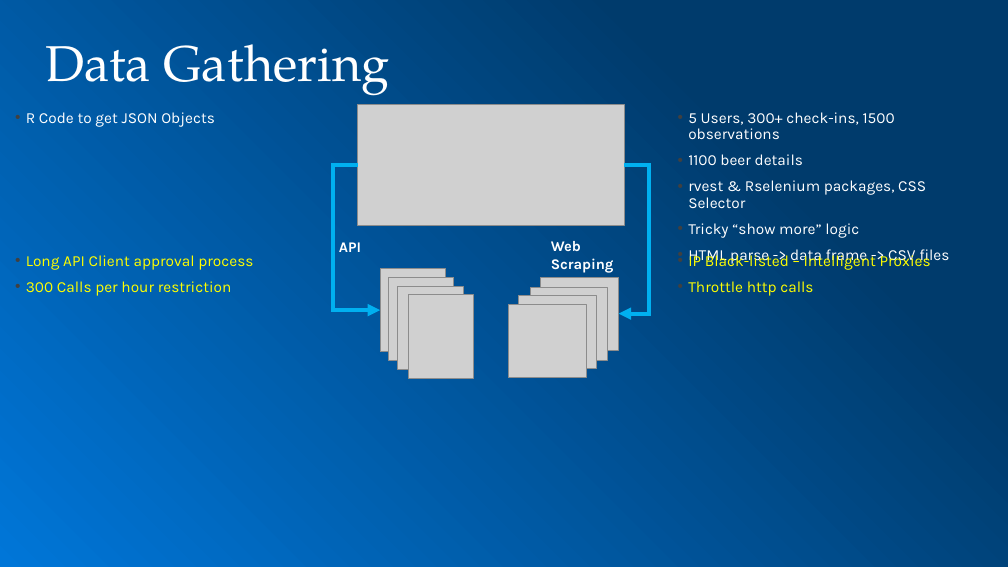
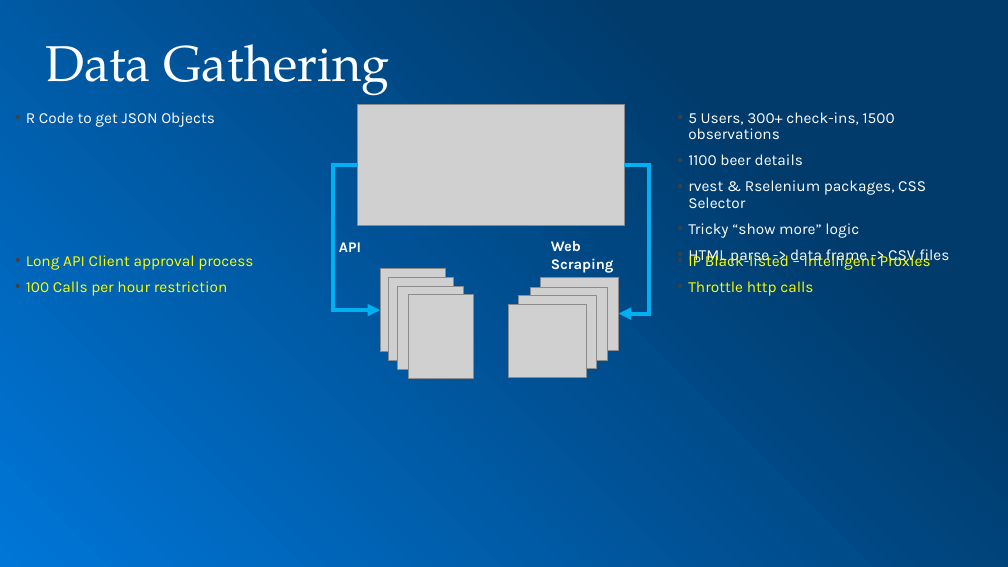
Before and after one commit to toadies/MSDS_CaseStudy2, a slide deck: slide 6 of presentation/MSDS 6306 Case Study 2.pptx. Drawn at 1008x567 pixels with LibreOffice and Linux fonts; fonts in the diff are those of the drawing; grey boxes stand for pictures; background and template pictures are left out. Boxes give left, top, right and bottom in pixels: in the first picture for what was removed or moved away, otherwise in the second. Text is boxed around its words. In the diff, an @@ line names an element or a change of style, - is before the commit and + after.

```diff
--- a/presentation/MSDS 6306 Case Study 2.pptx
+++ b/presentation/MSDS 6306 Case Study 2.pptx
@@ text at (x1=26, y1=281, x2=228, y2=296): text changed @@
-• 300 Calls per hour restriction
+• 100 Calls per hour restriction
```
Also in this commit, not shown: 4 slides added, 8 other files.
